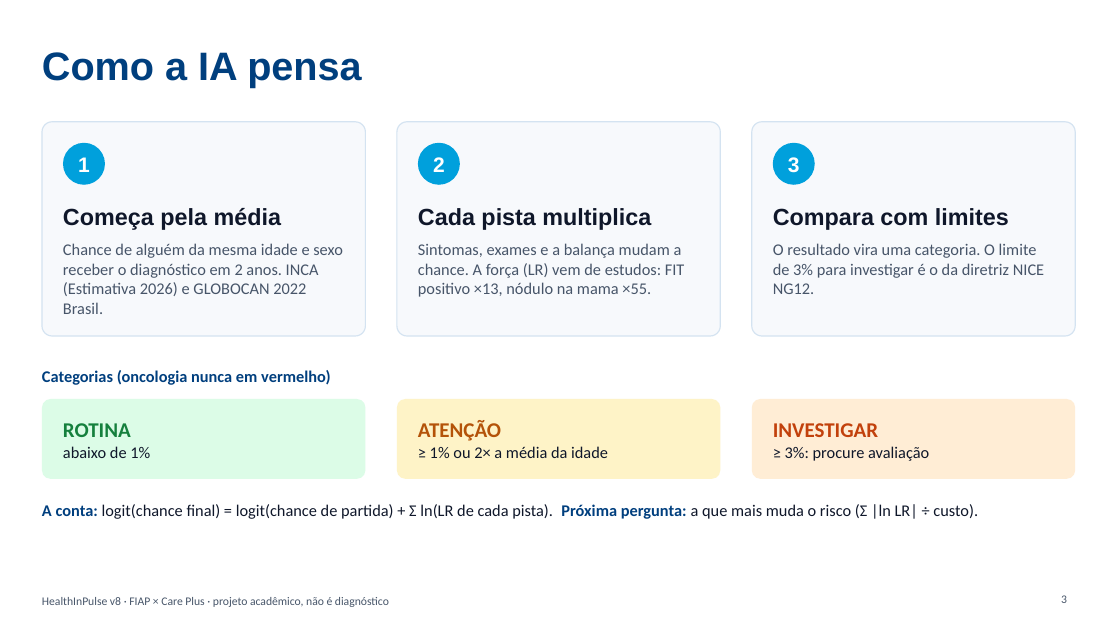
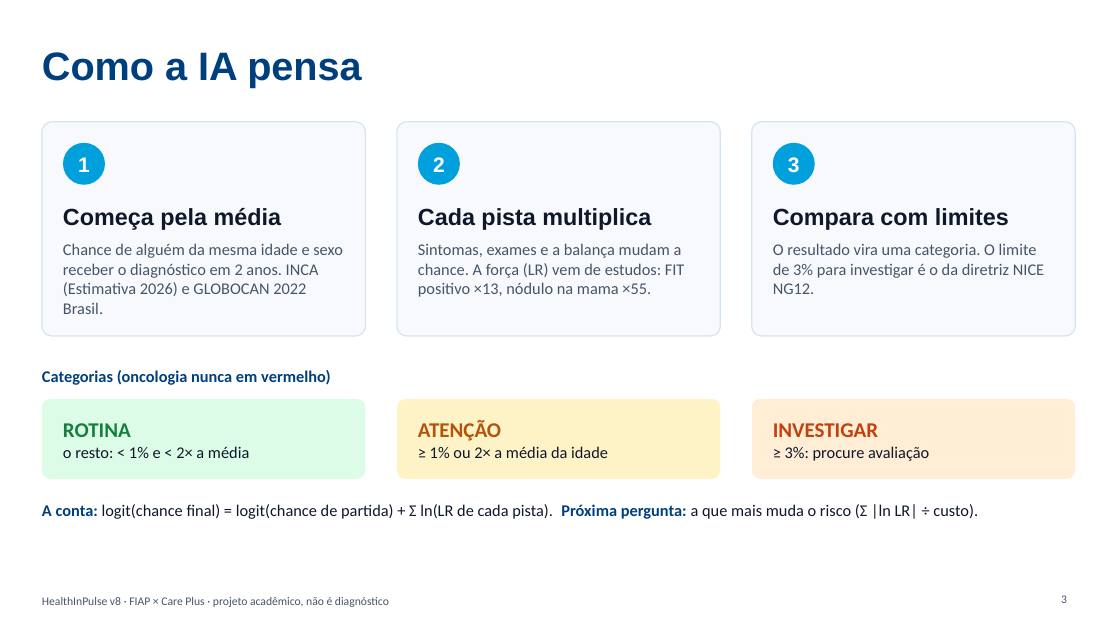
Before and after one commit to IgorMarran/HealthInPulse, a slide deck: slide 3 of Docs/feira/slides.pptx. Drawn at 1120x630 pixels with LibreOffice and Linux fonts; fonts in the diff are those of the drawing. Boxes give left, top, right and bottom in pixels: in the first picture for what was removed or moved away, otherwise in the second. Text is boxed around its words. In the diff, an @@ line names an element or a change of style, - is before the commit and + after.

```diff
--- a/Docs/feira/slides.pptx
+++ b/Docs/feira/slides.pptx
@@ text at bbox=[63, 446, 249, 458]: text changed @@
-abaixo de 1%
+o resto: < 1% e < 2× a média
```
Also in this commit, not shown: 3 other slides changed, 4 other files.
